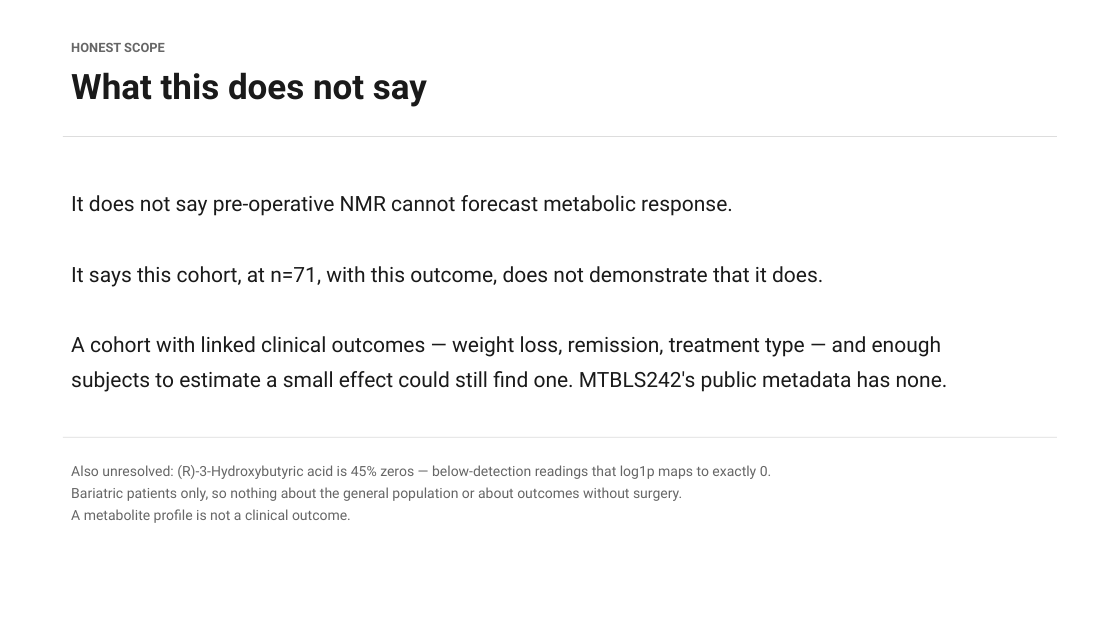
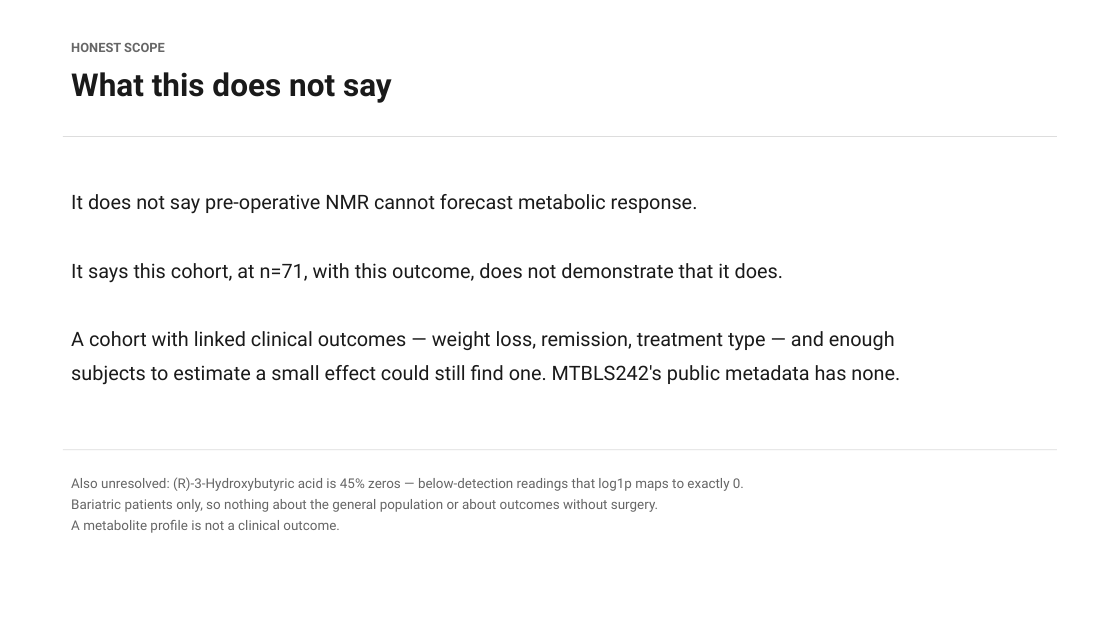
Before and after one commit to Calvinkub/mtbls242-forecast-honest, a slide deck: slide 13 of MTBLS242_forecast/mtbls242_forecast_correction.pptx. Drawn at 1120x630 pixels with LibreOffice and Linux fonts; fonts in the diff are those of the drawing. Boxes give left, top, right and bottom in pixels: in the first picture for what was removed or moved away, otherwise in the second. Text is boxed around its words. In the diff, an @@ line names an element or a change of style, - is before the commit and + after.

```diff
--- a/MTBLS242_forecast/mtbls242_forecast_correction.pptx
+++ b/MTBLS242_forecast/mtbls242_forecast_correction.pptx
@@ text "What this does not say" at (71, 72, 392, 103): size 30 to 27 pt @@
@@ text "It does not say pre-operative ..." at (71, 194, 900, 384): size 18 to 17 pt @@
@@ text "Also unresolved: (R)-3-Hydroxybutyric acid is ...": place and size @@
-text "Also unresolved: (R)-3-Hydroxybutyric acid is ..." at (71, 465, 772, 523)
+text "Also unresolved: (R)-3-Hydroxybutyric acid is ..." at (71, 477, 744, 533)
@@ text "Also unresolved: (R)-3-Hydroxybutyric acid is ..." at (71, 477, 744, 533): size 12 to 11.5 pt @@
@@ rectangle: place and size @@
-rectangle at (63, 437, 1057, 438)
+rectangle at (63, 450, 1057, 450)
```
Also in this commit, not shown: 12 other slides changed, 6 other files.
